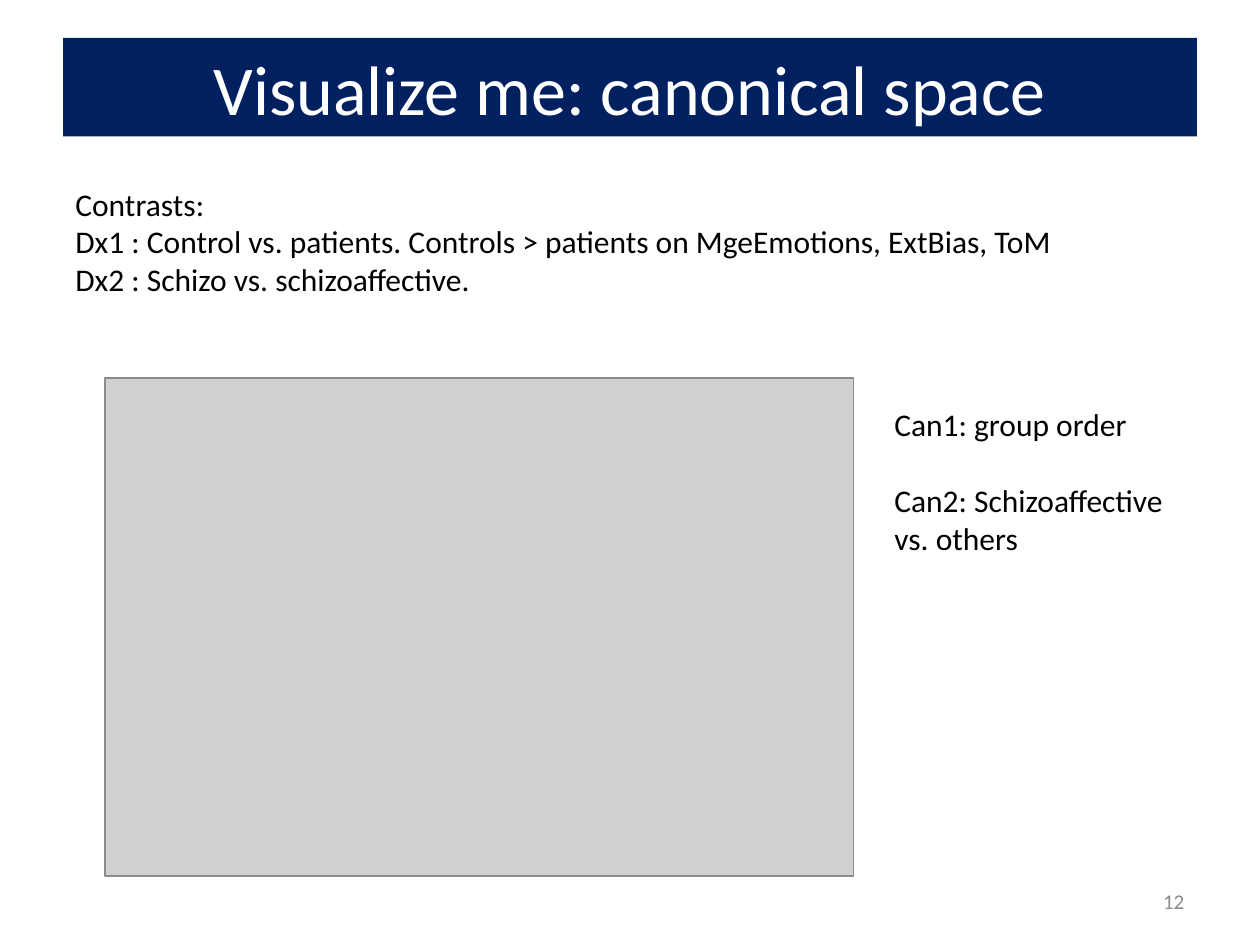
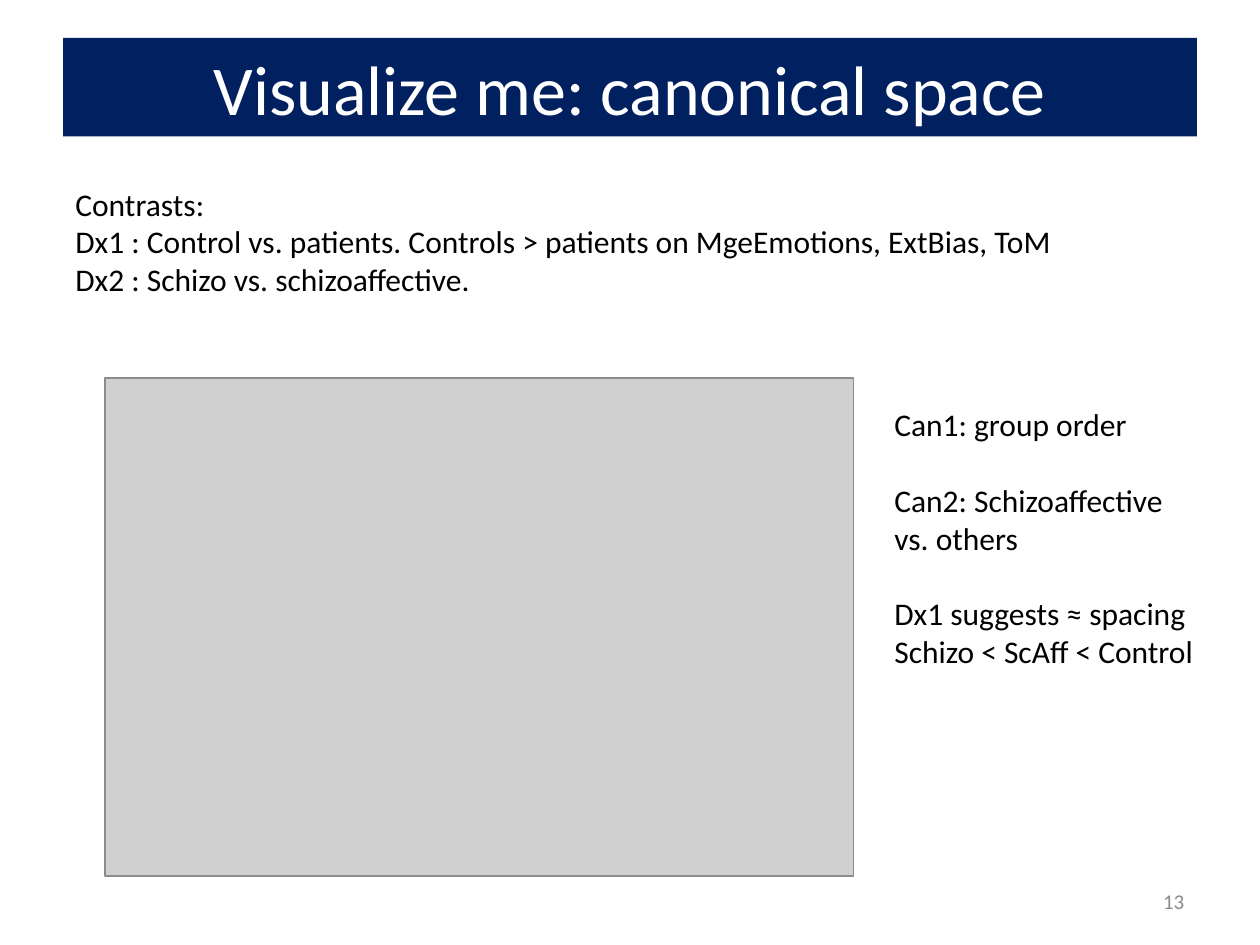
Before and after one commit to friendly/VisMLM-course, a slide deck: slide 13 of docs/lectures/lecture3.pptx (slide 12 before the commit). Drawn at 1260x945 pixels with LibreOffice and Linux fonts; fonts in the diff are those of the drawing; grey boxes stand for pictures. Boxes give left, top, right and bottom in pixels: in the first picture for what was removed or moved away, otherwise in the second. Text is boxed around its words. In the diff, an @@ line names an element or a change of style, - is before the commit and + after.

```diff
--- a/docs/lectures/lecture3.pptx
+++ b/docs/lectures/lecture3.pptx
@@ text at (x1=894, y1=603, x2=1192, y2=664): paragraphs added @@
+Dx1 suggests ≈ spacing
+Schizo < ScAff < Control
@@ page number at (x1=1163, y1=895, x2=1184, y2=909): text changed @@
-12
+13
```
Also in this commit, not shown: 8 other slides changed, 3 slides added, 35 other files.
